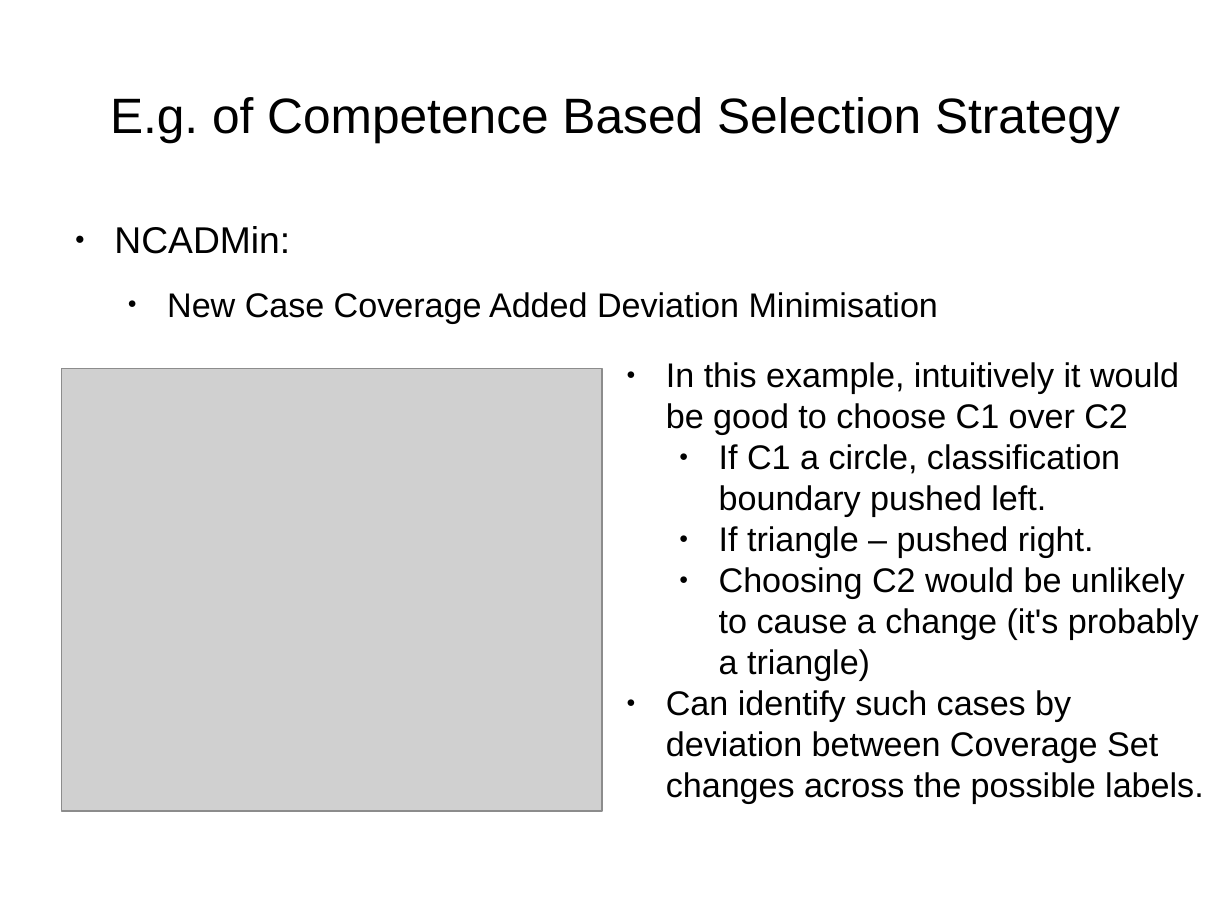
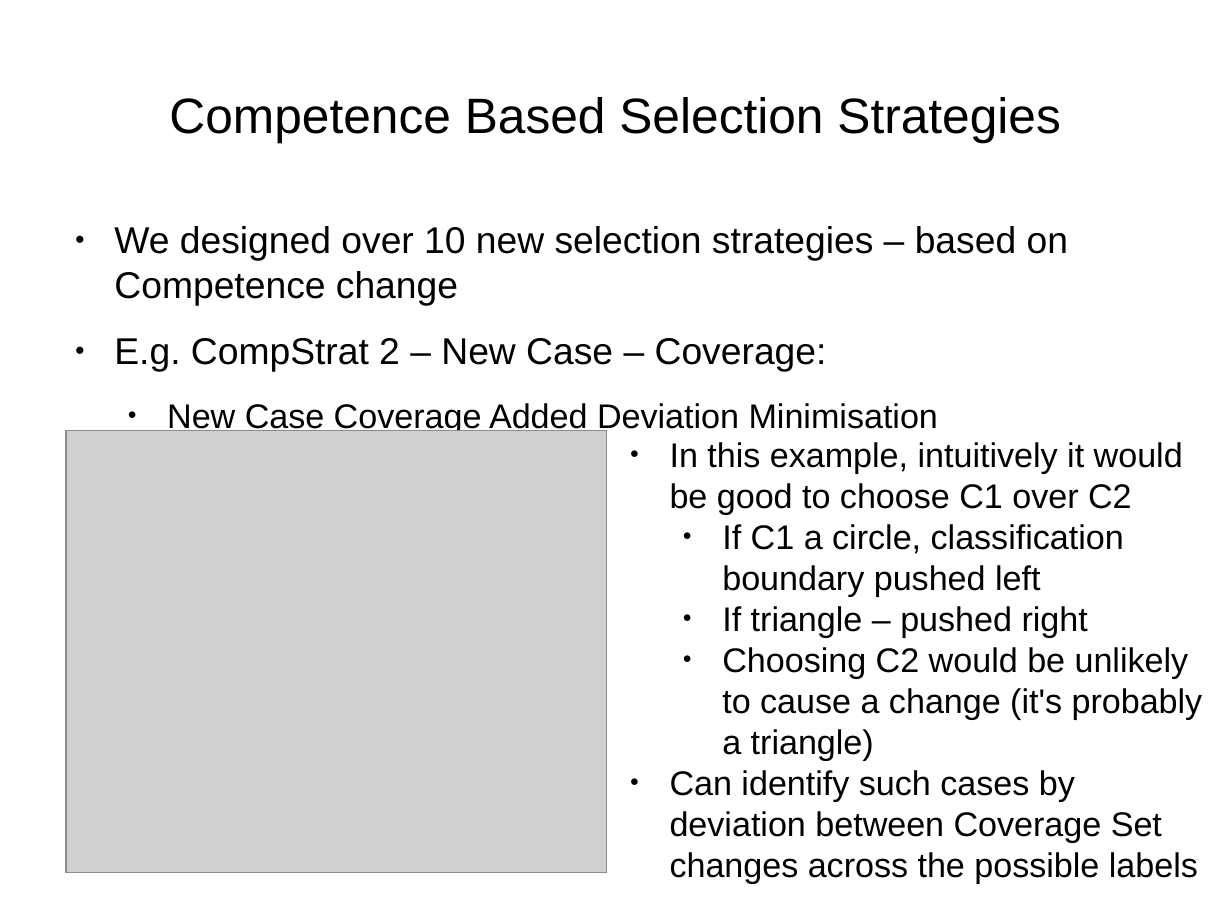
Before and after one commit to charlesmccarthyirl/FYP, a slide deck: slide 12 of Documentation/Demo Day/Presentation.odp (slide 20 before the commit). Drawn at 1232x924 pixels with LibreOffice and Linux fonts; fonts in the diff are those of the drawing; grey boxes stand for pictures. Boxes give left, top, right and bottom in pixels: in the first picture for what was removed or moved away, otherwise in the second. Text is boxed around its words. In the diff, an @@ line names an element or a change of style, - is before the commit and + after.

```diff
--- a/Documentation/Demo Day/Presentation.odp
+++ b/Documentation/Demo Day/Presentation.odp
@@ title at [169,97,1061,143]: text changed @@
-E.g. of Competence Based Selection Strategy
+Competence Based Selection Strategies
@@ text at [114,226,1068,372]: text changed @@
-● NCADMin:
+● We designed over 10 new selection strategies – based on Competence change
+● E.g. CompStrat 2 – New Case – Coverage:
@@ picture: place and size @@
-picture at [61,369,603,812]
+picture at [66,430,607,873]
@@ text "In this example, intuitively it ...": place and size @@
-text "In this example, intuitively it ..." at [666,362,1203,804]
+text "In this example, intuitively it ..." at [670,442,1203,883]
@@ text at [722,524,1124,637]: text changed @@
-  ● If C1 a circle, classification boundary pushed left.
-  ● If triangle – pushed right.
+  ● If C1 a circle, classification boundary pushed left
+  ● If triangle – pushed right
@@ text at [670,770,1198,883]: text changed @@
-● Can identify such cases by deviation between Coverage Set changes across the possible labels.
+● Can identify such cases by deviation between Coverage Set changes across the possible labels
```
Also in this commit, not shown: 11 other slides changed, 14 slides added, 3 slides removed.
